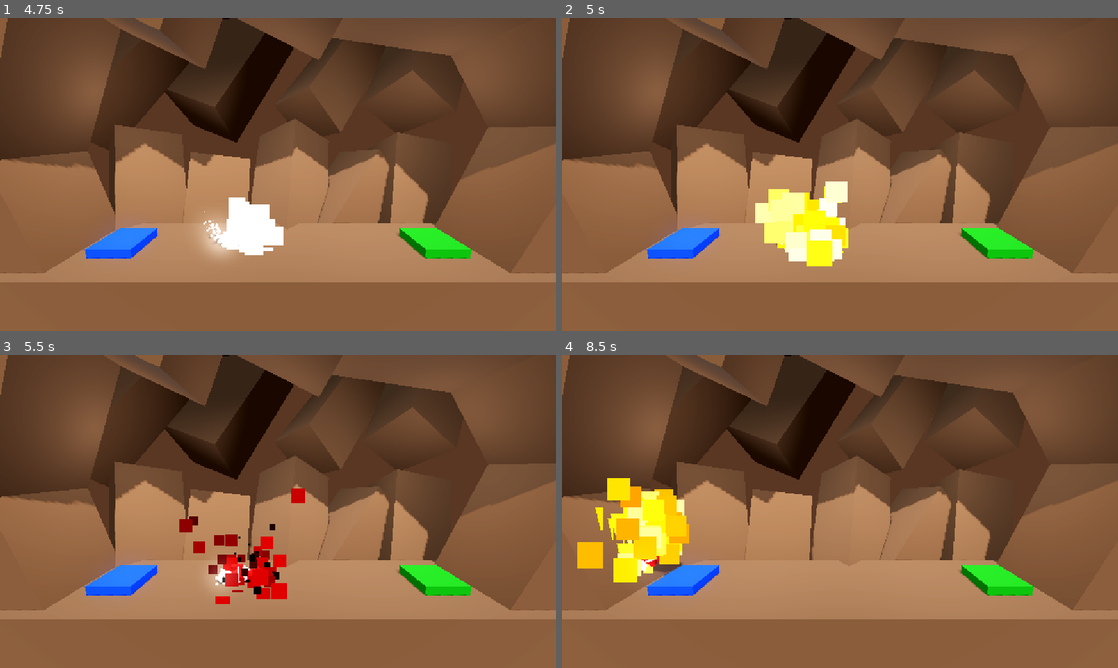
Above: before the commit, frames 1-4 (two rows, left to right).
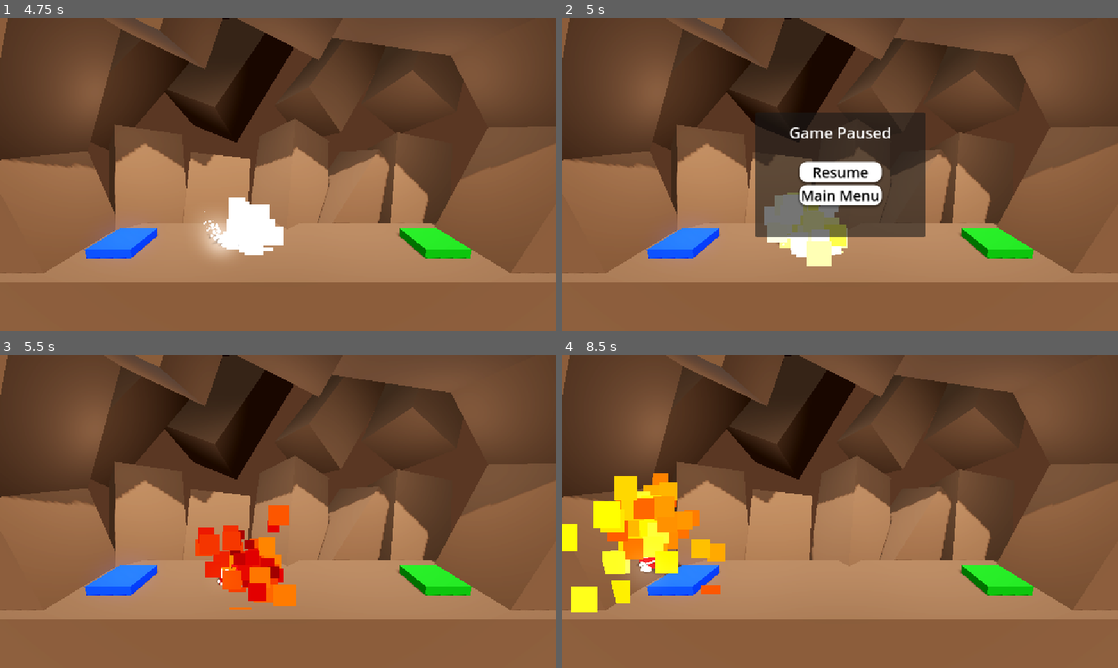
Above: after the commit, the same moments.

Repository: AlphaOrb1t/MoleBoost
Game: Godot game, scene res://Menu/main_menu.tscn
The game is run twice, just before and just after one commit, with the same random seed, the same clock (stepped at 60 frames per second) and the same inputs.
Inputs (mouse positions are in pixels of both pictures, inside the frame that each line leads up to):
- Up to frame 1 (4.75 s): click "Play" at 0.5 s; tap Enter at 1.25 s; hold D (rotate_right) 1.28-2.03 s; hold Space (boost) 1.28-2.03 s; hold A (rotate_left) 2.03-2.78 s; tap Space (boost) at 2.1, 3.6 s; hold Space (boost) 2.78-3.53 s; hold D (rotate_right) 2.78-4.28 s; hold A (rotate_left) from 4.28 s (still down); hold Space (boost) from 4.28 s (still down)
- Up to frame 2 (5 s): keep holding A (rotate_left); keep holding Space (boost); tap Escape (ui_cancel) at 4.9 s
- Up to frame 3 (5.5 s): release A (rotate_left) at 5 s; release Space (boost) at 5 s; click (278, 508) at 5 s, where only the run after the commit has a clickable "Resume"
- Up to frame 4 (8.5 s): hold A (rotate_left) 5.78-7.28 s; tap Space (boost) at 5.85, 7.35 s; hold Space (boost) 6.53-7.28 s; hold D (rotate_right) from 7.28 s (still down); hold Space (boost) from 8.03 s (still down)

Frame 1 is identical in both runs. In frame 2, 12% of the frame differs, in the area x 34-66%, y 30-80%; in frame 3, 3.4%; in frame 4, 5.7%.

Commit message:
pause menu
added pause menu with functionality

Diff:
--- /dev/null
+++ b/Menu/pause_menu.gd
@@ -0,0 +1,37 @@
+extends Control
+
+@onready var pause = $"."
+var paused = false
+
+
+func _process(delta: float) -> void:
+	#Only toggle the pause state if "Esc" is pressed
+	if Input.is_action_just_pressed("pause"):
+		pausemenu()
+
+
+func _on_resume_pressed() -> void:
+	if Input.get_mouse_mode() ==Input.MOUSE_MODE_VISIBLE:
+		Input.set_mouse_mode(Input.MOUSE_MODE_CAPTURED)
+		self.hide()
+		get_tree().paused = false
+		paused = false  	#"paused" reset to false when resuming game
+
+
+func _on_main_menu_pressed() -> void:
+	self.hide()
+	get_tree().paused = false
+	paused = false
+	get_tree().change_scene_to_file("res://Menu/main_menu.tscn")
+
+
+func pausemenu():
+	if paused:
+		Input.set_mouse_mode(Input.MOUSE_MODE_CAPTURED)
+		self.hide()
+		get_tree().paused = false
+	else:
+		Input.set_mouse_mode(Input.MOUSE_MODE_VISIBLE)
+		self.show()
+		get_tree().paused = true
+	paused = !paused
--- /dev/null
+++ b/Menu/pause_menu.tscn
@@ -0,0 +1,113 @@
+[gd_scene load_steps=6 format=3 uid="uid://83tqgwy8jfjg"]
+
+[ext_resource type="Script" uid="uid://dlvn4r5x6k1x4" path="res://Menu/pause_menu.gd" id="1_7o4d0"]
+
+[sub_resource type="StyleBoxEmpty" id="StyleBoxEmpty_ci1se"]
+
+[sub_resource type="StyleBoxFlat" id="StyleBoxFlat_ci1se"]
+bg_color = Color(0.834614, 0.834614, 0.834614, 1)
+corner_radius_top_left = 16
+corner_radius_top_right = 16
+corner_radius_bottom_right = 16
+corner_radius_bottom_left = 16
+shadow_color = Color(0, 0, 0, 0.313726)
+shadow_size = 5
+shadow_offset = Vector2(0, 2)
+
+[sub_resource type="StyleBoxFlat" id="StyleBoxFlat_dtkyu"]
+bg_color = Color(0.485703, 0.485704, 0.485703, 1)
+corner_radius_top_left = 16
+corner_radius_top_right = 16
+corner_radius_bottom_right = 16
+corner_radius_bottom_left = 16
+shadow_color = Color(0, 0, 0, 0.313726)
+shadow_size = 5
+shadow_offset = Vector2(0, 2)
+
+[sub_resource type="StyleBoxFlat" id="StyleBoxFlat_7lkm1"]
+bg_color = Color(1, 1, 1, 1)
+corner_radius_top_left = 16
+corner_radius_top_right = 16
+corner_radius_bottom_right = 16
+corner_radius_bottom_left = 16
+shadow_color = Color(0, 0, 0, 0.313726)
+shadow_size = 5
+shadow_offset = Vector2(0, 2)
+
+[node name="PauseMenu" type="Control"]
+process_mode = 3
+layout_mode = 3
+anchors_preset = 15
+anchor_right = 1.0
+anchor_bottom = 1.0
+grow_horizontal = 2
+grow_vertical = 2
+script = ExtResource("1_7o4d0")
+
+[node name="Panel" type="Panel" parent="."]
+layout_mode = 1
+anchors_preset = 8
+anchor_left = 0.5
+anchor_top = 0.5
+anchor_right = 0.5
+anchor_bottom = 0.5
+offset_left = -176.0
+offset_top = -129.0
+offset_right = 176.0
+offset_bottom = 129.0
+grow_horizontal = 2
+grow_vertical = 2
+
+[node name="Label" type="Label" parent="Panel"]
+layout_mode = 0
+offset_right = 352.0
+offset_bottom = 85.0
+theme_override_font_sizes/font_size = 32
+text = "Game Paused"
+horizontal_alignment = 1
+vertical_alignment = 1
+
+[node name="VBoxContainer" type="VBoxContainer" parent="Panel"]
+layout_mode = 1
+anchors_preset = 8
+anchor_left = 0.5
+anchor_top = 0.5
+anchor_right = 0.5
+anchor_bottom = 0.5
+offset_left = -85.0
+offset_top = -54.0
+offset_right = 86.0
+offset_bottom = 90.0
+grow_horizontal = 2
+grow_vertical = 2
+theme_override_constants/separation = 6
+alignment = 1
+
+[node name="Resume" type="Button" parent="Panel/VBoxContainer"]
+layout_mode = 2
+theme_override_colors/font_hover_color = Color(0, 0, 0, 1)
+theme_override_colors/font_color = Color(0, 0, 0, 1)
+theme_override_colors/font_focus_color = Color(0, 0, 0, 1)
+theme_override_colors/font_pressed_color = Color(0, 0, 0, 1)
+theme_override_font_sizes/font_size = 30
+theme_override_styles/focus = SubResource("StyleBoxEmpty_ci1se")
+theme_override_styles/hover = SubResource("StyleBoxFlat_ci1se")
+theme_override_styles/pressed = SubResource("StyleBoxFlat_dtkyu")
+theme_override_styles/normal = SubResource("StyleBoxFlat_7lkm1")
+text = "Resume"
+
+[node name="MainMenu" type="Button" parent="Panel/VBoxContainer"]
+layout_mode = 2
+theme_override_colors/font_hover_color = Color(0, 0, 0, 1)
+theme_override_colors/font_color = Color(0, 0, 0, 1)
+theme_override_colors/font_focus_color = Color(0, 0, 0, 1)
+theme_override_colors/font_pressed_color = Color(0, 0, 0, 1)
+theme_override_font_sizes/font_size = 30
+theme_override_styles/focus = SubResource("StyleBoxEmpty_ci1se")
+theme_override_styles/hover = SubResource("StyleBoxFlat_ci1se")
+theme_override_styles/pressed = SubResource("StyleBoxFlat_dtkyu")
+theme_override_styles/normal = SubResource("StyleBoxFlat_7lkm1")
+text = "Main Menu"
+
+[connection signal="pressed" from="Panel/VBoxContainer/Resume" to="." method="_on_resume_pressed"]
+[connection signal="pressed" from="Panel/VBoxContainer/MainMenu" to="." method="_on_main_menu_pressed"]
--- a/Player.gd
+++ b/Player.gd
@@ -19,7 +19,6 @@
 @onready var left_booster_particles: GPUParticles3D = $LeftBoosterParticles
 @onready var explosion_particles: GPUParticles3D = $ExplosionParticles
 @onready var success_particles: GPUParticles3D = $SuccessParticles
-
 
 
 #Called every frame. 'delta' is the elapsed time since the previous frame.
@@ -49,8 +48,9 @@
 	else:
 		left_booster_particles.emitting = false
 
-	if Input.is_action_just_pressed("ui_cancel"):
-		get_tree().quit()
+	#Commented because this is used in the PauseMenu script
+	#if Input.is_action_just_pressed("pause"):
+		#get_tree().quit()
 
 #This is a "signal", it can be found under the Node panel beside the Inspector panel
 func _on_body_entered(body: Node) -> void:
--- a/player.tscn
+++ b/player.tscn
@@ -8,6 +8,7 @@
 [ext_resource type="PackedScene" uid="uid://dcecb8hw7dbrv" path="res://Particles/explosion_particles.tscn" id="6_2hs0m"]
 [ext_resource type="PackedScene" uid="uid://jfwajmrh6ca7" path="res://Particles/success_particles.tscn" id="7_1jxqw"]
 [ext_resource type="Material" uid="uid://gl118kd158k0" path="res://Materials/ShipRedMaterial.tres" id="8_dw050"]
+[ext_resource type="PackedScene" uid="uid://83tqgwy8jfjg" path="res://Menu/pause_menu.tscn" id="9_b26j0"]
 
 [sub_resource type="CylinderMesh" id="CylinderMesh_hqtel"]
 
@@ -220,4 +221,7 @@
 mesh = SubResource("CylinderMesh_nvl01")
 skeleton = NodePath("../..")
 
+[node name="PauseMenu" parent="." instance=ExtResource("9_b26j0")]
+visible = false
+
 [connection signal="body_entered" from="." to="." method="_on_body_entered"]
--- a/project.godot
+++ b/project.godot
@@ -40,3 +40,8 @@
 , Object(InputEventKey,"resource_local_to_scene":false,"resource_name":"","device":-1,"window_id":0,"alt_pressed":false …(186 unchanged characters)…
 ]
 }
+pause={
+"deadzone": 0.2,
+"events": [Object(InputEventKey,"resource_local_to_scene":false,"resource_name":"","device":-1,"window_id":0,"alt_pressed":false,"shift_pressed":false,"ctrl_pressed":false,"meta_pressed":false,"pressed":false,"keycode":0,"physical_keycode":4194305,"key_label":0,"unicode":0,"location":0,"echo":false,"script":null)
+]
+}
Not shown, added: Menu/pause_menu.gd.uid
Not shown: 1 places in player.tscn that only renumber resources
Not shown, changed: index.html
Not shown, changed: index.pck
